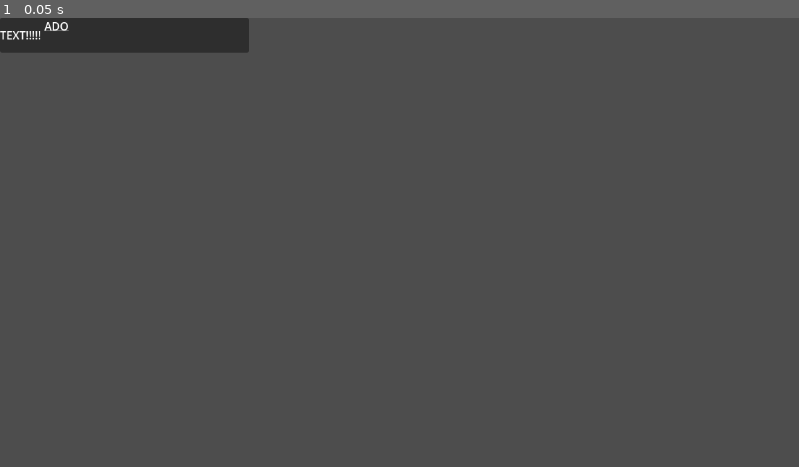
Above: before the commit, frame 1.
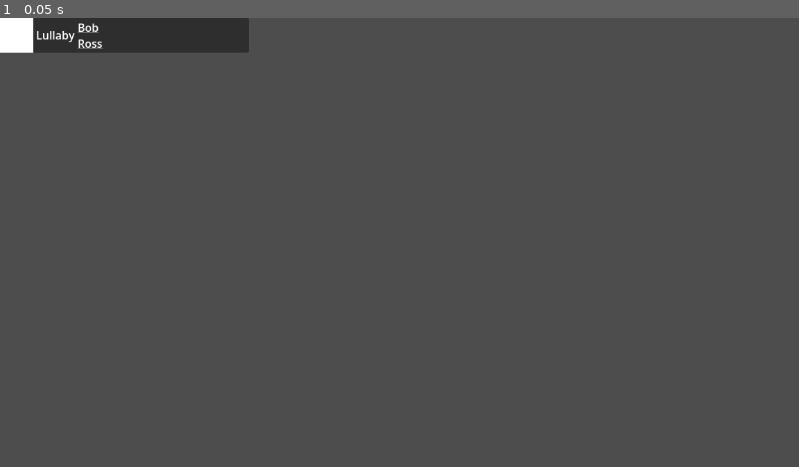
Above: after the commit, the same moment.

Repository: WalkerV2/music-player
Game: Godot game, scene res://scenes/song.tscn
The game is run twice, just before and just after one commit, with the same random seed, the same clock (stepped at 60 frames per second) and the same inputs. This scene is started directly instead of the project's main scene.
Inputs:
- Up to frame 1 (0.05 s): no input

The runs differ from the first frame. In frame 1, 0.5% of the frame differs, in the area x 0-13%, y 0-8%.

Commit message:
Swaps the approach to Resources instead of Configfile
SongData Class, puts useful song data in a resource nested in the album, nested AGAIN in the artist.
AlbumData class holds all the songs
ArtistData holds all the albums

Diff:
--- a/scenes/song.tscn
+++ b/scenes/song.tscn
@@ -20,15 +20,20 @@
 [node name="HBoxContainer" type="HBoxContainer" parent="PanelContainer" unique_id=185134290]
 layout_mode = 2
 
-[node name="Title" type="Label" parent="PanelContainer/HBoxContainer" unique_id=1819400960]
+[node name="SongImage" type="ColorRect" parent="PanelContainer/HBoxContainer" unique_id=797277661]
+custom_minimum_size = Vector2(48, 48)
+layout_mode = 2
+
+[node name="SongTitle" type="Label" parent="PanelContainer/HBoxContainer" unique_id=1819400960]
 layout_mode = 2
 mouse_filter = 0
 text = "TEXT!!!!!"
 
-[node name="RichTextLabel" type="RichTextLabel" parent="PanelContainer/HBoxContainer" unique_id=857415127]
+[node name="ArtistName" type="RichTextLabel" parent="PanelContainer/HBoxContainer" unique_id=857415127]
 custom_minimum_size = Vector2(50, 50)
 layout_mode = 2
 bbcode_enabled = true
-text = "[url=open_artist_menu]ADO[/url]"
+text = "[url= open_artist_menu ]ADO[/url]"
+vertical_alignment = 1
 
-[connection signal="meta_clicked" from="PanelContainer/HBoxContainer/RichTextLabel" to="." method="_on_rich_text_label_meta_clicked"]
+[connection signal="meta_clicked" from="PanelContainer/HBoxContainer/ArtistName" to="." method="_on_rich_text_label_meta_clicked"]
--- /dev/null
+++ b/scripts/AlbumData.gd
@@ -0,0 +1,11 @@
+extends Resource
+class_name AlbumData
+
+@export var custom_title: String = ""
+@export var title: String
+@export var folder: String
+# expects an image with the same name as the artist INSIDE the album folder.
+# so path/to/artist/album/album.png
+# it should always = path/to/folder + folder + ".png"
+@export var image: String
+@export var songs: Array[SongData]
--- /dev/null
+++ b/scripts/ArtistData.gd
@@ -0,0 +1,11 @@
+extends Resource
+class_name ArtistData
+
+@export var custom_title: String = ""
+@export var title: String
+@export var folder: String
+# expects an image with the same name as the artist INSIDE the artist folder.
+# so path/to/artist/Artist.png
+# it should always = path/to/folder + folder + ".png"
+@export var image: String
+@export var albums: Array[AlbumData]
--- /dev/null
+++ b/scripts/SongData.gd
@@ -0,0 +1,9 @@
+extends Resource
+class_name SongData
+
+
+@export var custom_title: String = ""
+@export var title: String = ""
+@export var duration: float = 0.0
+@export var audio_type: String = ""
+@export var file: String = ""
--- a/scripts/audio_player.gd
+++ b/scripts/audio_player.gd
@@ -10,10 +10,6 @@
 		play()
 
 
-# Called every frame. 'delta' is the elapsed time since the previous frame.
-func _process(delta: float) -> void:
-	pass
-
 func load_mp3(path):
 	var file = FileAccess.open(path, FileAccess.READ)
 	var sound = AudioStreamMP3.new()
--- a/scripts/create_song.gd
+++ /dev/null
@@ -1,16 +0,0 @@
-extends Resource
-class_name Create_Song
-
-@export var song_name: String
-@export var display_name: String
-@export var artist_name: String
-
-
-
-
-static func save(resource: Resource) -> Resource:
-
-
-
-
-	return resource
--- a/scripts/main.gd
+++ b/scripts/main.gd
@@ -5,42 +5,44 @@
 var CONFIG_PATH = "user://music-player.cfg"
 var music_dir: String = OS.get_system_dir(OS.SYSTEM_DIR_MUSIC)
 var config = ConfigFile.new()
+# for albums in config.get_sections()
+# Called when the node enters the scene tree for the first time.
 
-# Called when the node enters the scene tree for the first time.
 func _ready() -> void:
+	var artist_dir = DirAccess.open("user://artists")
+	if artist_dir:
+		print("Folder found!!")
+	else:
+		DirAccess.make_dir_absolute("user://artists")
 	add_child(audio)
 	pass
 
-func add_artist(artist_path: String, artist_name: String):
-	var artist = DirAccess.get_directories_at(artist_path)
-	for albums in artist:
-		var full_path = artist_path.path_join(albums)
-		var artist_section = str(artist_name + "." + albums)
-		config.set_value(artist_section, albums, full_path)
-		var album = DirAccess.get_files_at(full_path)
-		for songs in album:
-			var song_name = songs.get_basename()
-			config.set_value(artist_section,song_name, full_path.path_join(song_name))
-	# current plan is have 1 mega cfg.
-	config.save(CONFIG_PATH)
-	pass
-
-func dir_contents(path):
-	var dir = DirAccess.open(path)
-	if dir:
-		dir.list_dir_begin()
-		var file_name = dir.get_next()
-		while file_name != "":
-			if dir.current_is_dir():
-				var artist_path = path.path_join(file_name)
-				add_artist(artist_path, file_name)
-			else:
-				print("Found file: " + file_name)
-			file_name = dir.get_next()
-			print(file_name)
-	else:
-		print("An error occurred when trying to access the path.")
+func build_library(path: String) -> void:
+	for artist_folder in DirAccess.get_directories_at(path):
+		var artist = ArtistData.new()
+		var artist_path = music_dir.path_join(artist_folder)
+		artist.title = artist_folder
+		artist.folder = music_dir.path_join(artist_folder)
+		print(artist.folder)
+		for album_folder in DirAccess.get_directories_at(artist_path):
+			var album = AlbumData.new()
+			var album_path = artist_path.path_join(album_folder)
+			album.title = album_folder
+			album.folder = artist_folder.path_join(album_folder)
+			artist.albums.append(album)
+			print(album_folder)
+			for song_file in DirAccess.get_files_at(album_path):
+				var song = SongData.new()
+				song.title = song_file.get_basename()
+				song.file = album_path.path_join(song_file)
+				album.songs.append(song)
+				var extension = song_file.get_extension().to_lower()
+				match extension:
+					"mp3": song.audio_type = "mp3"
+					"ogg": song.audio_type = "ogg"
+					"wav": song.audio_type = "wav"
+		ResourceSaver.save(artist, "user://artists/" + artist.title + ".tres",ResourceSaver.FLAG_NONE)
 
 
 func _on_file_dialog_button_pressed() -> void:
-	dir_contents(music_dir)
+	build_library(music_dir)
--- a/scripts/song.gd
+++ b/scripts/song.gd
@@ -1,13 +1,17 @@
 extends Control
 
+@onready var artist_name: RichTextLabel = $PanelContainer/HBoxContainer/ArtistName
+@onready var song_title: Label = $PanelContainer/HBoxContainer/SongTitle
+@onready var song_image: ColorRect = $PanelContainer/HBoxContainer/SongImage
+
+var artist = "Bob Ross"
+var song = "Lullaby"
 # each song.tscn should show Title, Artist ,Album, Duration
-
-
-
-
 
 # Called when the node enters the scene tree for the first time.
 func _ready() -> void:
+	artist_name.text = str("[url=" + artist + "]" + artist + "[/url]")
+	song_title.text = str(song)
 	pass # Replace with function body.
 
 
@@ -15,5 +19,5 @@
 
 
 func _on_rich_text_label_meta_clicked(meta: Variant) -> void:
-	print(str(meta) + "Hyper Link CLICKED!!!!!!")
+	print(str(meta) + " CLICKED")
 	pass # Replace with function body.
Not shown, added: scripts/AlbumData.gd.uid
Not shown, added: scripts/ArtistData.gd.uid
Renamed: scripts/create_song.gd.uid -> scripts/SongData.gd.uid
Not shown, changed: .gitignore
